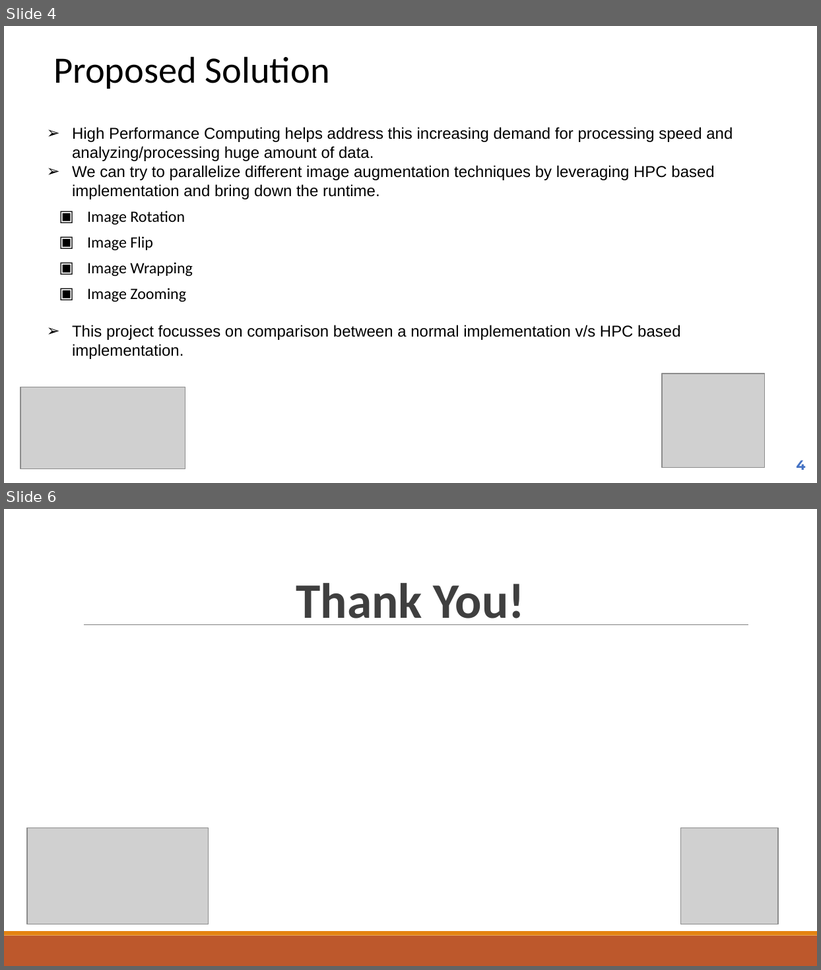
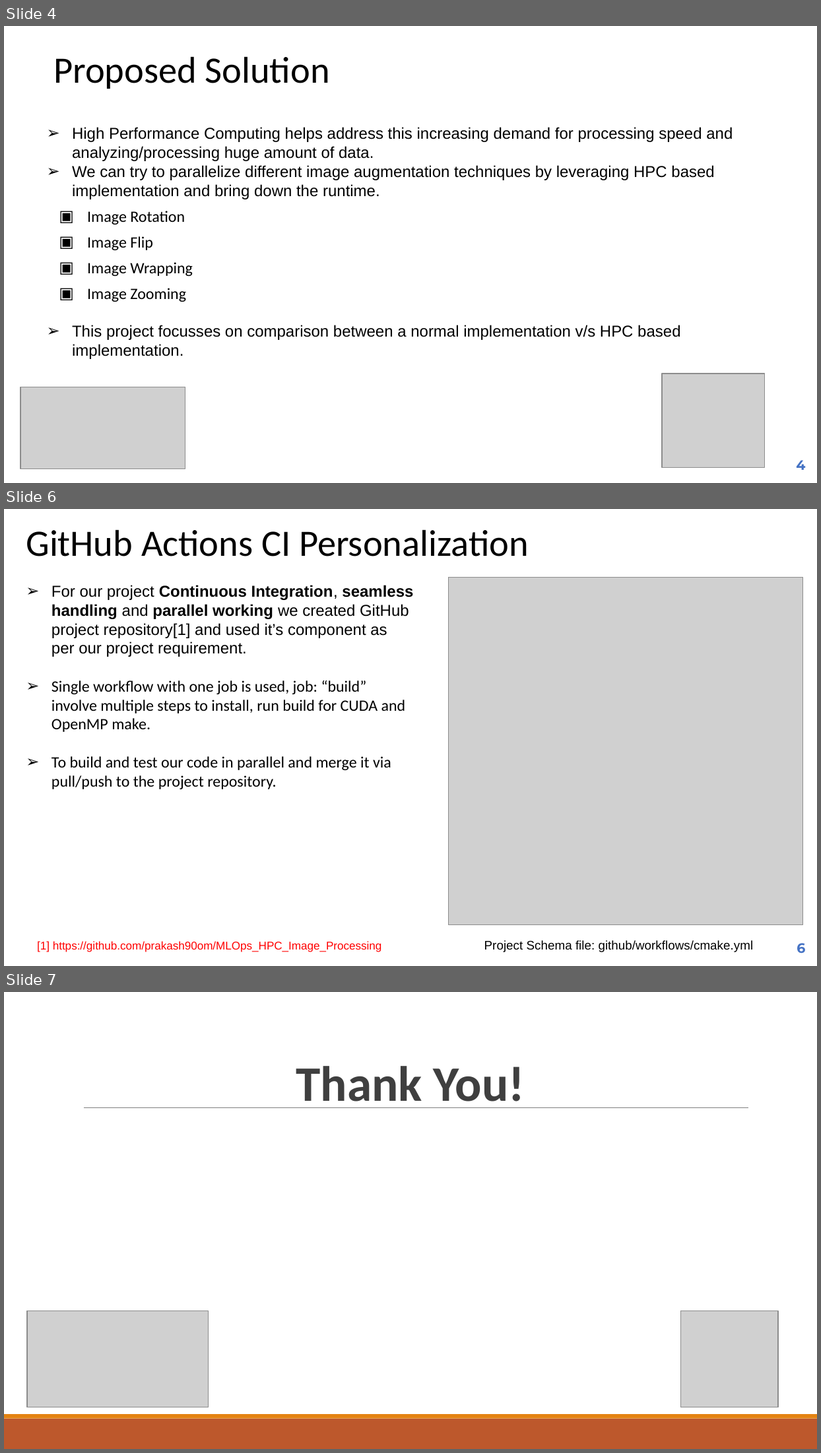
Before and after one commit to prakash90om/MLOps_Demo_hpc, a slide deck: doc/MLOps_HPC_Image_Processing_Presentation.pptx. Shown one above the other, each under a label of ours: slides 4 and 6 before the commit, slides 4, 6 and 7 after it; the slides between them are not shown. The pictures are 821x970 and 821x1453 pixels, drawn with LibreOffice and Linux fonts; fonts in the diff are those of the drawing; grey boxes stand for pictures. Boxes give left, top, right and bottom in pixels: in the first picture for what was removed or moved away, otherwise in the second. Text is boxed around its words. In the diff, an @@ line names an element or a change of style, - is before the commit and + after.

Commit message:
ppt v2
added Github action personalization page and updated image

```diff
--- a/doc/MLOps_HPC_Image_Processing_Presentation.pptx
+++ b/doc/MLOps_HPC_Image_Processing_Presentation.pptx
@@ slide 6 added at <box>4,509,817,966</box>, background #FFFFFF @@
@@ text added at <box>26,529,529,557</box>, 33 pt, text #000000 @@
+GitHub Actions CI Personalization
@@ text added at <box>52,585,413,789</box>, 14 pt, text #000000 @@
+➢ For our project Continuous Integration, seamless handling and parallel working we created GitHub project repository[1] and used it’s component as per our project requirement.
+➢ Single workflow with one job is used, job: “build” involve multiple steps to install, run build for CUDA and OpenMP make.
+➢ To build and test our code in parallel and merge it via pull/push to the project repository.
@@ picture added at <box>449,577,803,925</box> @@
@@ text added at <box>37,941,382,953</box>, 10 pt, text #FF0000 @@
+[1] https://github.com/prakash90om/MLOps_HPC_Image_Processing
@@ text added at <box>484,941,754,953</box>, 11 pt, text #000000 @@
+Project Schema file: github/workflows/cmake.yml
@@ page number added at <box>797,943,805,954</box>, 12 pt, text #4472C4, bold @@
+6
@@ what was slide 6 is now slide 7 @@
```
Also in this commit, not shown: 1 slide changed.
